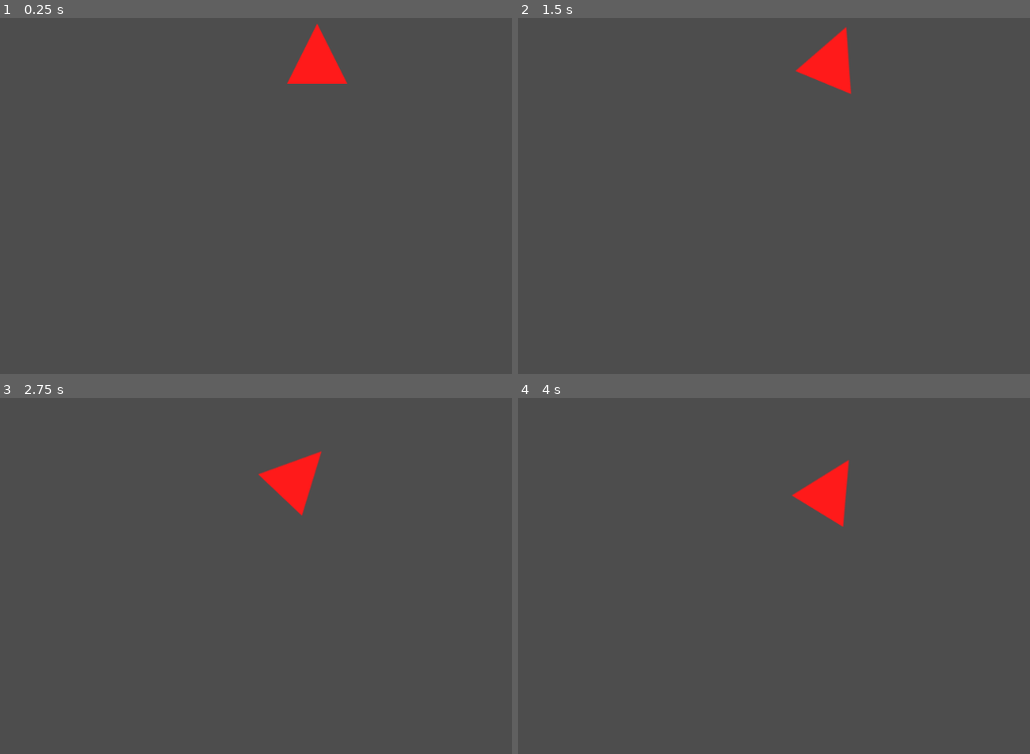
Above: before the commit, frames 1-4 (two rows, left to right).
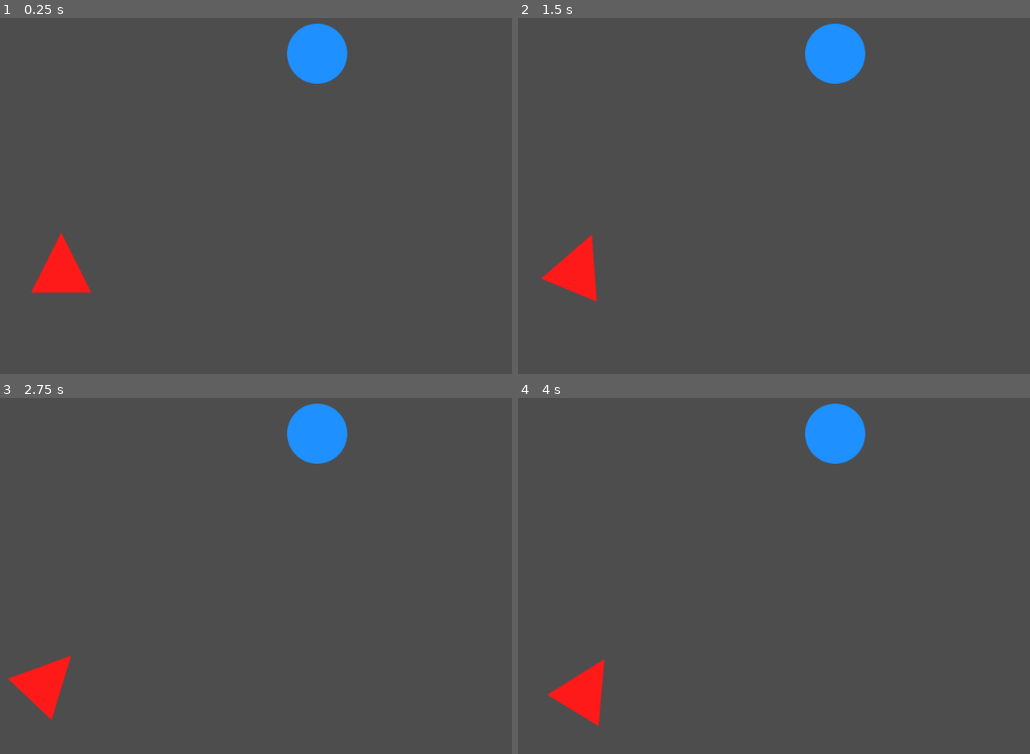
Above: after the commit, the same moments.

Repository: PheonixKB/spacewar
Game: Godot game, scene res://scenes/main.tscn
Two runs of this game, one before a commit and one after it. Both use one fixed random seed, a clock stepped at 60 frames per second and the inputs below.
Inputs:
- Up to frame 1 (0.25 s): no input
- Up to frame 2 (1.5 s): tap Enter at 0.5 s; hold D (rotate_right) 0.53-1.28 s; hold S (reverse_thrust) from 1.28 s (still down)
- Up to frame 3 (2.75 s): release S (reverse_thrust) at 2.03 s; hold D (rotate_right) from 2.03 s (still down)
- Up to frame 4 (4 s): release D (rotate_right) at 2.78 s; hold W (forward_thrust) 2.78-3.53 s; hold A (rotate_left) from 3.53 s (still down)

The runs differ from the first frame. In frame 1, 2.8% of the frame differs, in the area x 6-68%, y 1-78%; in frame 2, 2.8%; in frame 3, 3.6%; in frame 4, 3.7%, in the area x 5-68%, y 1-93%.

Commit message:
feat:star , gravity well

Diff:
--- a/scenes/main.tscn
+++ b/scenes/main.tscn
@@ -1,8 +1,12 @@
 [gd_scene format=3 uid="uid://q0c5riojanne"]
 
 [ext_resource type="PackedScene" uid="uid://citcq11bhhs0b" path="res://scenes/player.tscn" id="1_ig7tw"]
+[ext_resource type="PackedScene" uid="uid://cefwgp10l180l" path="res://scenes/star.tscn" id="2_0wfyh"]
 
 [node name="Main" type="Node" unique_id=1301874778]
 
+[node name="Star" parent="." unique_id=1660153245 instance=ExtResource("2_0wfyh")]
+position = Vector2(500, 450)
+
 [node name="Player" parent="." unique_id=1459089273 instance=ExtResource("1_ig7tw")]
-position = Vector2(500, 450)
+position = Vector2(160, 728)
--- /dev/null
+++ b/scenes/star.tscn
@@ -0,0 +1,16 @@
+[gd_scene format=3 uid="uid://cefwgp10l180l"]
+
+[ext_resource type="Script" uid="uid://wjmdr3wrmybh" path="res://scripts/star.gd" id="1_j6vao"]
+[ext_resource type="Texture2D" uid="uid://bhxm301qhrhuv" path="res://assets/circle.svg" id="1_mcqwg"]
+
+[sub_resource type="CircleShape2D" id="CircleShape2D_iiltf"]
+
+[node name="Star" type="Area2D" unique_id=1660153245]
+script = ExtResource("1_j6vao")
+
+[node name="Sprite2D" type="Sprite2D" parent="." unique_id=5091178]
+texture = ExtResource("1_mcqwg")
+
+[node name="CollisionShape2D" type="CollisionShape2D" parent="." unique_id=473530370]
+scale = Vector2(65, 65)
+shape = SubResource("CircleShape2D_iiltf")
--- /dev/null
+++ b/scripts/star.gd
@@ -0,0 +1,50 @@
+extends Area2D
+
+# Strength of gravity
+@export var gravity_strength: float = 500000.0
+
+# Minimum distance to prevent infinite force
+@export var min_distance: float = 50.0
+
+# Bodies currently inside gravity field
+var bodies: Array[CharacterBody2D] = []
+
+
+func _ready():
+
+	# Connect signals
+	body_entered.connect(_on_body_entered)
+	body_exited.connect(_on_body_exited)
+
+
+func _physics_process(delta):
+
+	# Apply gravity to every body inside field
+	for body in bodies:
+
+		# Skip deleted objects
+		if !is_instance_valid(body):
+			continue
+
+		var direction = global_position - body.global_position
+		var distance = max(direction.length(), min_distance)
+
+		# Inverse-square gravity
+		var acceleration = gravity_strength / (distance * distance)
+
+		# Accelerate body toward star
+		body.velocity += direction.normalized() * acceleration * delta
+
+
+func _on_body_entered(body):
+
+	# Add CharacterBody2D to gravity list
+	if body is CharacterBody2D:
+		bodies.append(body)
+
+
+func _on_body_exited(body):
+
+	# Remove body when it leaves gravity field
+	if body is CharacterBody2D:
+		bodies.erase(body)
Not shown, added: scripts/star.gd.uid
